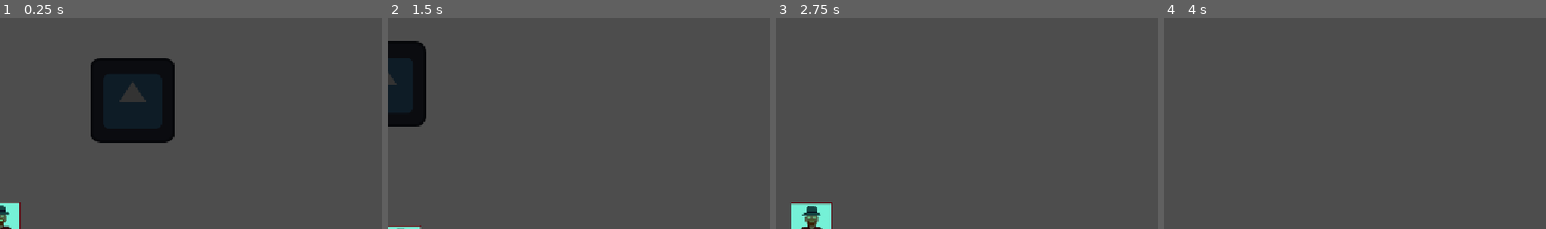
Above: before the commit, frames 1-4 (left to right).
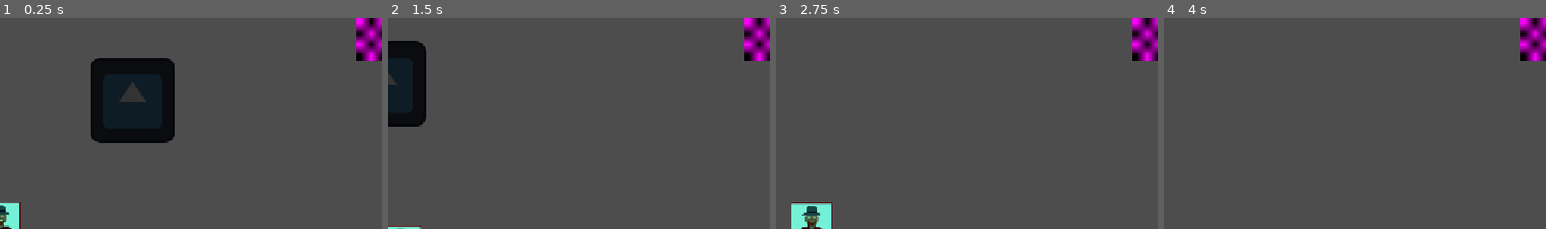
Above: after the commit, the same moments.

Repository: Tijana0/Last-One-Dancing
Game: Godot game, scene res://scenes/network_manager.tscn
Same seed, same stepped clock (60 frames per second), same inputs: the game is played once before the commit and once after it. This scene is started directly instead of the project's main scene. The engine's default icon, where the game draws it, is replaced by a stand-in: a white triangle on a blue panel in a dark square.
Inputs:
- Up to frame 1 (0.25 s): no input
- Up to frame 2 (1.5 s): tap Enter (ui_accept) at 0.5, 0.77, 0.8, 1.07, 1.35 s; hold Right (ui_right) 0.53-1.28 s; hold Space 0.53-1.28 s; hold Down (ui_down) from 1.28 s (still down)
- Up to frame 3 (2.75 s): tap Enter (ui_accept) at 1.52, 1.82, 2.3 s; tap Space at 1.55 s; release Down (ui_down) at 2.03 s; hold Right (ui_right) from 2.03 s (still down); tap F (dance) at 2.1 s
- Up to frame 4 (4 s): release Right (ui_right) at 2.78 s; hold Up (ui_up) 2.78-3.53 s; tap Space at 2.85 s; tap Enter (ui_accept) at 3.02, 3.32, 3.77, 3.8 s; hold Left (ui_left) from 3.53 s (still down); hold K from 3.53 s (still down)
The pictures show only the part of the screen within x 50-100%, y 0-50%; the shares and areas given below are measured in that part.

The runs differ from the first frame. In frame 1, 1.4% of the frame differs, in the area x 93-100%, y 0-21%; in frame 2, 1.4%; in frame 3, 1.4%; in frame 4, 1.4%.

Commit message:
added mask placeholder

Diff:
--- a/prefabs/player.tscn
+++ b/prefabs/player.tscn
@@ -65,6 +65,8 @@
 
 [sub_resource type="RectangleShape2D" id="RectangleShape2D_g2els"]
 size = Vector2(126, 127)
+
+[sub_resource type="CameraTexture" id="CameraTexture_4dohe"]
 
 [sub_resource type="CircleShape2D" id="CircleShape2D_r66lb"]
 radius = 55.00909
@@ -138,6 +140,23 @@
 [node name="Icon" type="Node2D" parent="HUD/InventoryContainer/Slot3" unique_id=1199567296]
 position = Vector2(15, 15)
 
+[node name="MaskDisplay" type="Control" parent="HUD" unique_id=2117243664]
+custom_minimum_size = Vector2(-80, 20)
+layout_mode = 3
+anchors_preset = 1
+anchor_left = 1.0
+anchor_right = 1.0
+offset_left = -40.0
+offset_bottom = 40.0
+grow_horizontal = 0
+
+[node name="TextureRect" type="TextureRect" parent="HUD/MaskDisplay" unique_id=1734432395]
+custom_minimum_size = Vector2(64, 64)
+layout_mode = 0
+offset_right = 40.0
+offset_bottom = 40.0
+texture = SubResource("CameraTexture_4dohe")
+
 [node name="GameOverLayer" type="CanvasLayer" parent="." unique_id=1944903136]
 visible = false
 
--- a/scripts/player.gd
+++ b/scripts/player.gd
@@ -22,11 +22,15 @@
 var has_crown = false
 var is_npc = false
 var inventory = []
+# NEW: Variable to store current mask type (0 = None/Default)
+var current_mask_type = 0
 
 # --- REFERENCES ---
 @onready var animated_sprite = $AnimatedSprite
 @onready var hud = $HUD
 @onready var lives_container = $HUD/LivesContainer
+# NEW: Reference to your new Mask UI
+@onready var mask_display = $HUD/MaskDisplay
 @onready var game_over_layer = $GameOverLayer
 @onready var inventory_container = $HUD/InventoryContainer
 @onready var dance_indicator = $DanceIndicator
@@ -57,6 +61,8 @@
 			hud.visible = false
 
 	update_lives_ui()
+	# NEW: Initialize the mask UI
+	update_mask_ui()
 
 	if dance_indicator:
 		dance_indicator.visible = false
@@ -77,6 +83,18 @@
 		var hearts = lives_container.get_children()
 		for i in range(hearts.size()):
 			hearts[i].visible = i < lives
+
+# NEW: Function to handle Mask UI updates
+func update_mask_ui():
+	if not mask_display: return
+
+	# Placeholder logic: You can change the color/texture based on 'current_mask_type'
+	var icon = mask_display.get_node_or_null("ColorRect") # Or TextureRect
+	if icon:
+		if current_mask_type == 0:
+			icon.color = Color.PURPLE # Placeholder color
+		else:
+			icon.color = Color.RED # Different mask
 
 # --- MOVEMENT LOOP ---
 func _physics_process(delta):
@@ -138,9 +156,6 @@
 # --- INTERACT SYSTEM (Space) ---
 func attempt_interact():
 	print("--- ATTEMPTING INTERACT ---")
-
-	if Input.is_action_just_pressed("ui_accept") or true:
-		pass
 
 	# 1. Crown (Priority)
 	var pickups = get_tree().get_nodes_in_group("crown_pickups")
Not shown: 1 places in prefabs/player.tscn that only renumber resources
